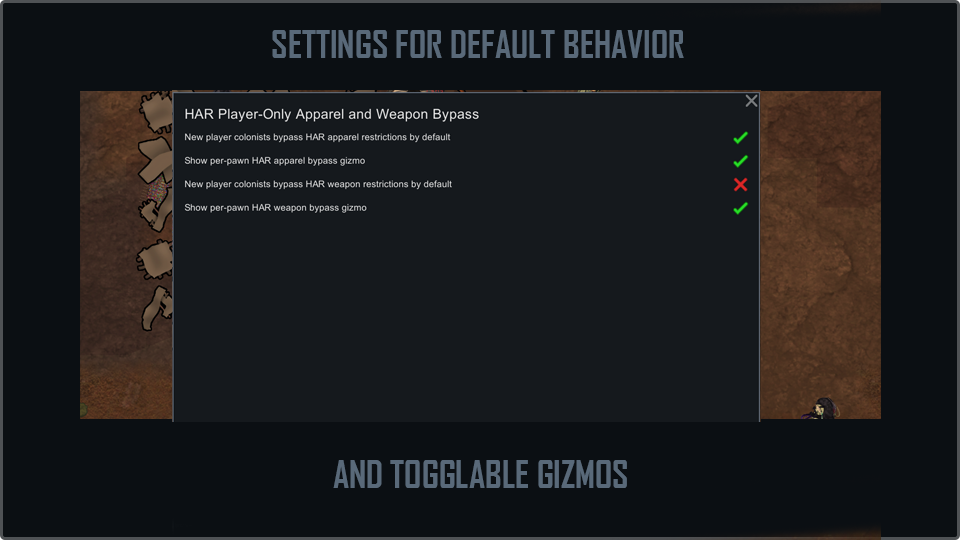
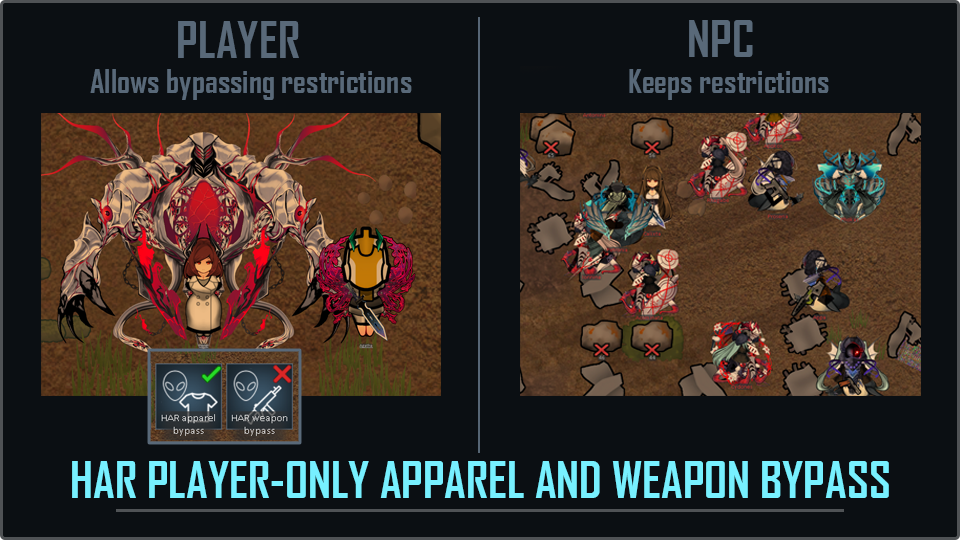
The second 960 x 540 image is a revision of the first. Changes to its layers:
hid "Layer 23" over box(172, 90, 761, 540)
hid "AND TOGGLABLE GIZMOS" over box(333, 460, 627, 488)
hid "Layer 22" (1st of 2, in "Image 4") over box(80, 0, 881, 540)
hid "SETTINGS FOR DEFAULT BEHAVIOR" over box(272, 30, 684, 58)
hid "Rectangle 1" (1st of 5, in "Image 4") over box(41, 0, 921, 540)
showed group "Hero" (18 layers) over box(41, 0, 921, 540)
